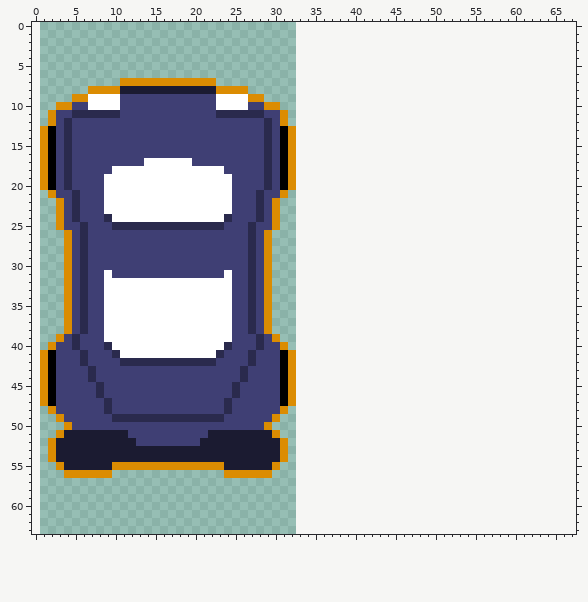
One commit to this pixel-art file: assets/player/car.aseprite. The picture above was drawn from the file before the commit.
32x64 pixels, 1 frame. The old version is drawn lined up with the new one, on the new canvas.
The same view after the edit:
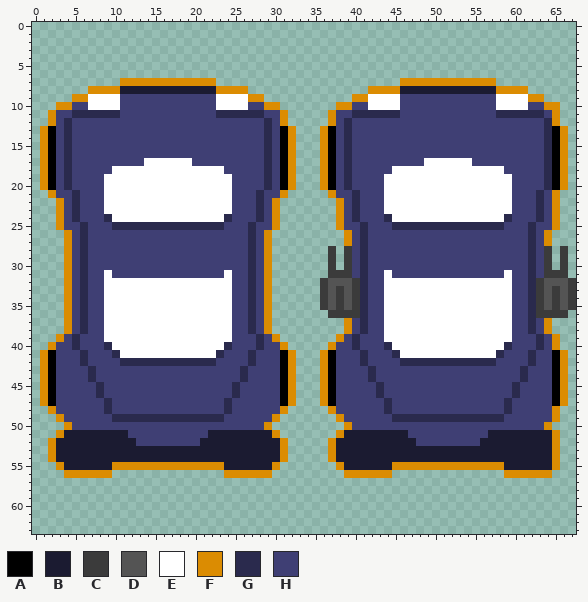
Palette (. is transparent): A #000000  B #1b1b31  C #3b3b3b  D #545454  E #ffffff  F #db8c02  G #2a2a4d  H #3f3f74
Difference:
canvas 32x64 -> 68x64, the old top-left corner now at 1,0
Changed rows in their new state; - is an unchanged pixel.
first column x 36:
 7 ----------FFFFFFFFFFFF----------
 8 ------FFFFBBBBBBBBBBBBFFFF------
 9 ----FFEEEEHHHHHHHHHHHHEEEEFF----
10 --FFHHEEEEHHHHHHHHHHHHEEEEHHFF--
11 -FHHGGGGGGHHHHHHHHHHHHGGGGGGHF--
12 -FHGHHHHHHHHHHHHHHHHHHHHHHHHGF--
13 FAHGHHHHHHHHHHHHHHHHHHHHHHHHGAF-
14 FAHGHHHHHHHHHHHHHHHHHHHHHHHHGAF-
15 FAHGHHHHHHHHHHHHHHHHHHHHHHHHGAF-
16 FAHGHHHHHHHHHHHHHHHHHHHHHHHHGAF-
17 FAHGHHHHHHHHHEEEEEEHHHHHHHHHGAF-
18 FAHGHHHHHEEEEEEEEEEEEEEHHHHHGAF-
19 FAHGHHHHEEEEEEEEEEEEEEEEHHHHGAF-
20 FAHGHHHHEEEEEEEEEEEEEEEEHHHHGAF-
21 -FHHGHHHEEEEEEEEEEEEEEEEHHHGHF--
22 --FHGHHHEEEEEEEEEEEEEEEEHHHGHF--
23 --FHGHHHEEEEEEEEEEEEEEEEHHHGHF--
24 --FHGHHHGEEEEEEEEEEEEEEGHHHGHF--
25 --FHHGHHHGGGGGGGGGGGGGGHHHGHHF--
26 ---FHGHHHHHHHHHHHHHHHHHHHHGHF---
27 ---FHGHHHHHHHHHHHHHHHHHHHHGHF---
28 -C-CHGHHHHHHHHHHHHHHHHHHHHGHC-C-
29 -C-CHGHHHHHHHHHHHHHHHHHHHHGHC-C-
30 -C-CHGHHHHHHHHHHHHHHHHHHHHGHC-C-
31 -CCCHGHHEHHHHHHHHHHHHHHEHHGHCCC-
32 CDDDCGHHEEEEEEEEEEEEEEEEHHGCDDDC
33 CDCDCGHHEEEEEEEEEEEEEEEEHHGCDCDC
34 CDCDCGHHEEEEEEEEEEEEEEEEHHGCDCDC
35 CDCDCGHHEEEEEEEEEEEEEEEEHHGCDCDC
36 -CCCCGHHEEEEEEEEEEEEEEEEHHGCCCC-
37 ---FHGHHEEEEEEEEEEEEEEEEHHGHF---
38 ---FHGHHEEEEEEEEEEEEEEEEHHGHF---
39 --FHGHHHEEEEEEEEEEEEEEEEHHHGHF--
40 -FHHGHHHGEEEEEEEEEEEEEEGHHHGHF--
41 FAHHHGHHHGEEEEEEEEEEEEGHHHGHHAF-
42 FAHHHGHHHHGGGGGGGGGGGGHHHHGHHAF-
43 FAHHHHGHHHHHHHHHHHHHHHHHHGHHHAF-
44 FAHHHHGHHHHHHHHHHHHHHHHHHGHHHAF-
45 FAHHHHHGHHHHHHHHHHHHHHHHGHHHHAF-
46 FAHHHHHGHHHHHHHHHHHHHHHHGHHHHAF-
47 FAHHHHHHGHHHHHHHHHHHHHHGHHHHHAF-
48 -FHHHHHHGHHHHHHHHHHHHHHGHHHHHF--
49 --FHHHHHHGGGGGGGGGGGGGGHHHHHHF--
50 ---FHHHHHHHHHHHHHHHHHHHHHHHHF---
51 --FBBBBBBBBHHHHHHHHHHBBBBBBBBF--
52 -FBBBBBBBBBBHHHHHHHHBBBBBBBBBF--
53 -FBBBBBBBBBBBBBBBBBBBBBBBBBBBF--
54 -FBBBBBBBBBBBBBBBBBBBBBBBBBBBF--
55 --FBBBBBBFFFFFFFFFFFFFFBBBBBBF--
56 ---FFFFFF--------------FFFFFF---
Boxes around the changes in both pictures, in picture pixels (x1, y1, x2, y2):
added: (320, 78, 576, 478)
